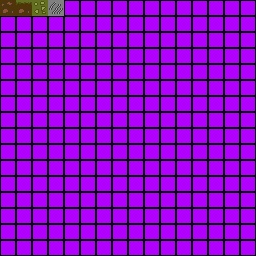
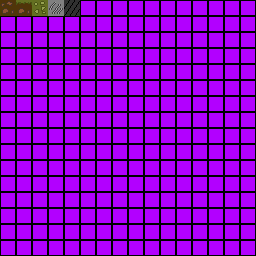
The second 256px x 256px image is a revision of the first. Changes to its layers:
painted on "Background" over [64, 0, 80, 16]
